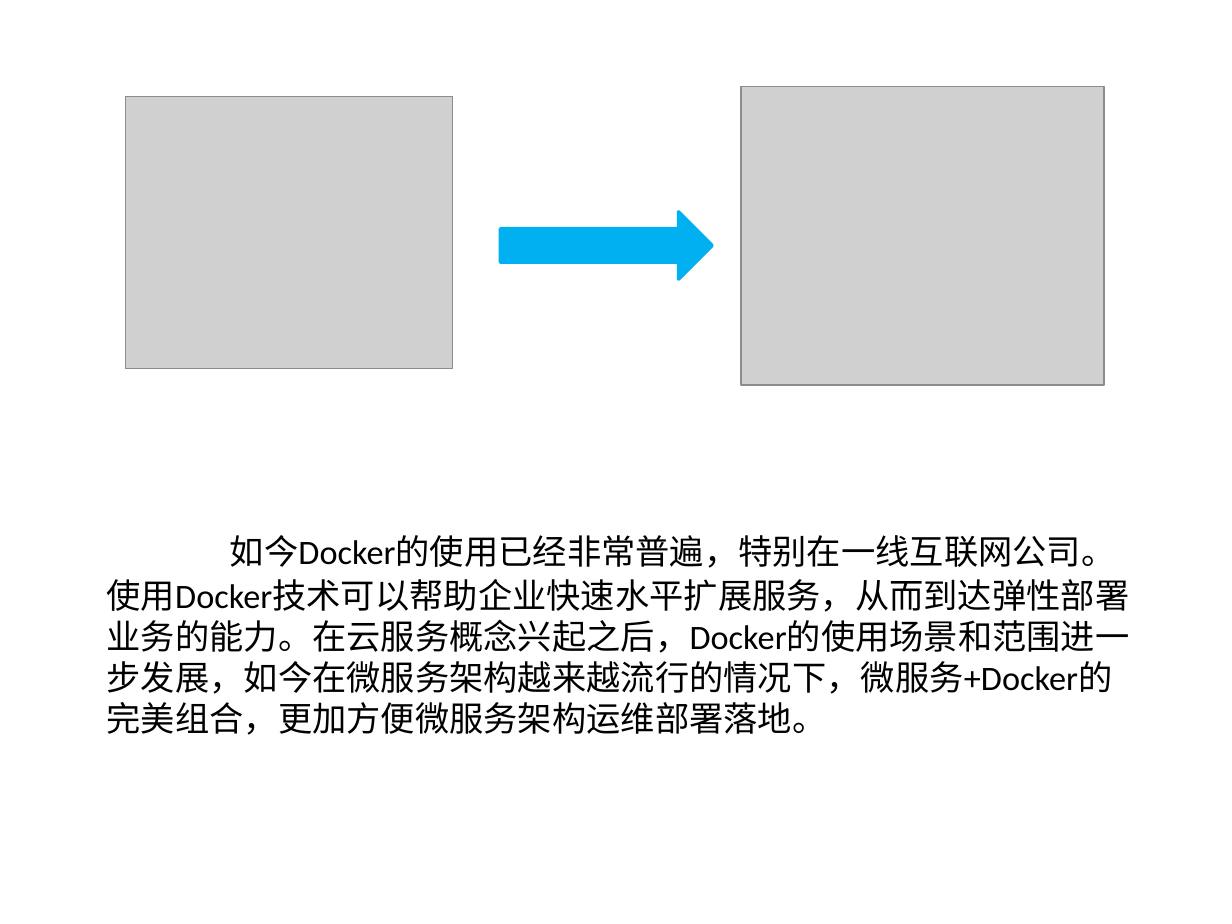
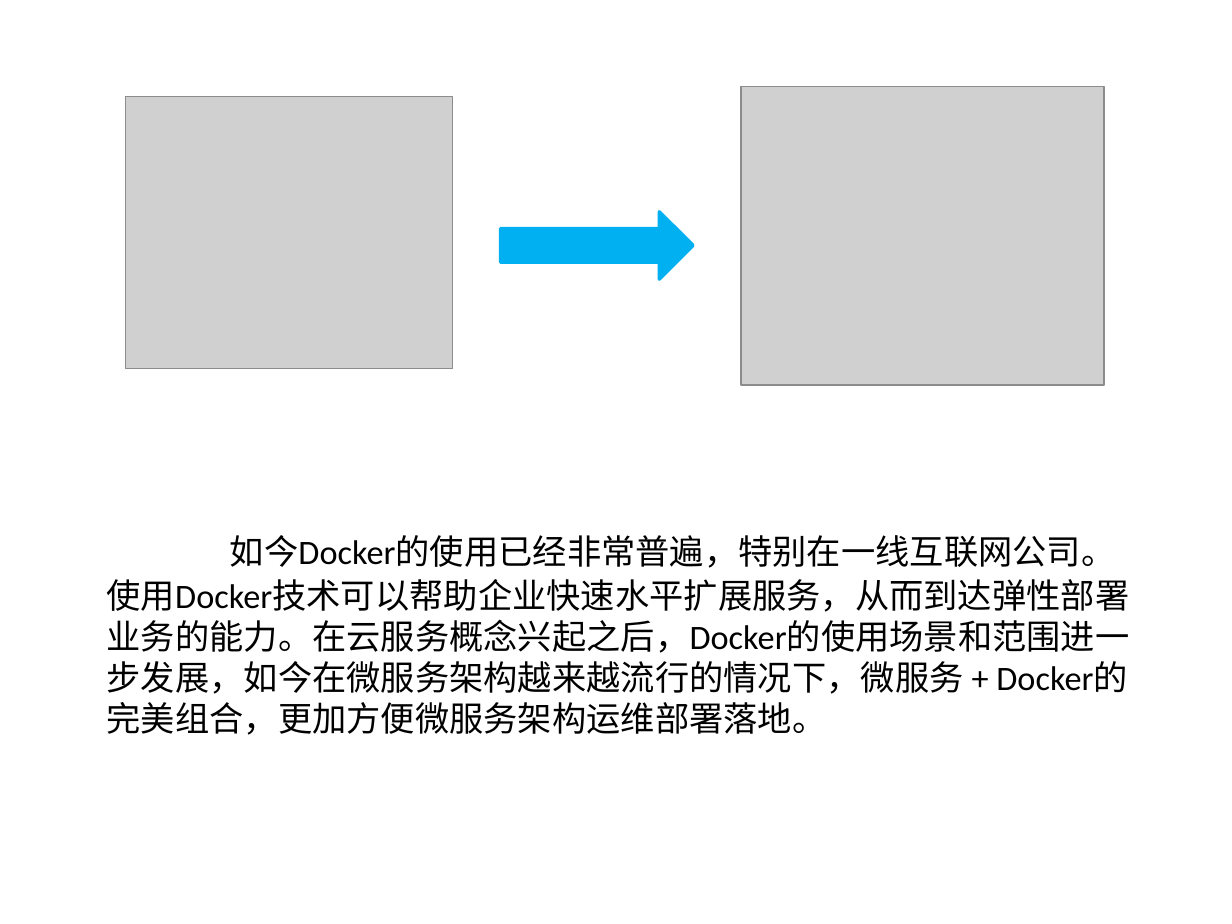
Before and after one commit to Yommmm/DesignPatterns, a slide deck: slide 2 of Docker基础与简单应用.pptx (slide 3 before the commit). Drawn at 1232x924 pixels with LibreOffice and Linux fonts; fonts in the diff are those of the drawing; grey boxes stand for pictures. Boxes give left, top, right and bottom in pixels: in the first picture for what was removed or moved away, otherwise in the second. Text is boxed around its words. In the diff, an @@ line names an element or a change of style, - is before the commit and + after.

```diff
--- a/Docker基础与简单应用.pptx
+++ b/Docker基础与简单应用.pptx
@@ right arrow resized from (x1=500, y1=212, x2=712, y2=280) to (x1=500, y1=212, x2=692, y2=280) @@
@@ text at (x1=107, y1=535, x2=1130, y2=735): spaces changed @@
-如今Docker的使用已经非常普遍，特别在一线互联网公司。使用Docker技术可以帮助企业快速水平扩展服务，从而到达弹性部署业务的能力。在云服务概念兴起之后，Docker的使用场景和范围进一步发展，如今在微服务架构越来越流行的情况下，微服务+Docker的完美组合，更加方便微服务架构运维部署落地。
+如今Docker的使用已经非常普遍，特别在一线互联网公司。使用Docker技术可以帮助企业快速水平扩展服务，从而到达弹性部署业务的能力。在云服务概念兴起之后，Docker的使用场景和范围进一步发展，如今在微服务架构越来越流行的情况下，微服务 + Docker的完美组合，更加方便微服务架构运维部署落地。
```
Also in this commit, not shown: 5 other slides changed, 7 slides added, 1 slide removed.
